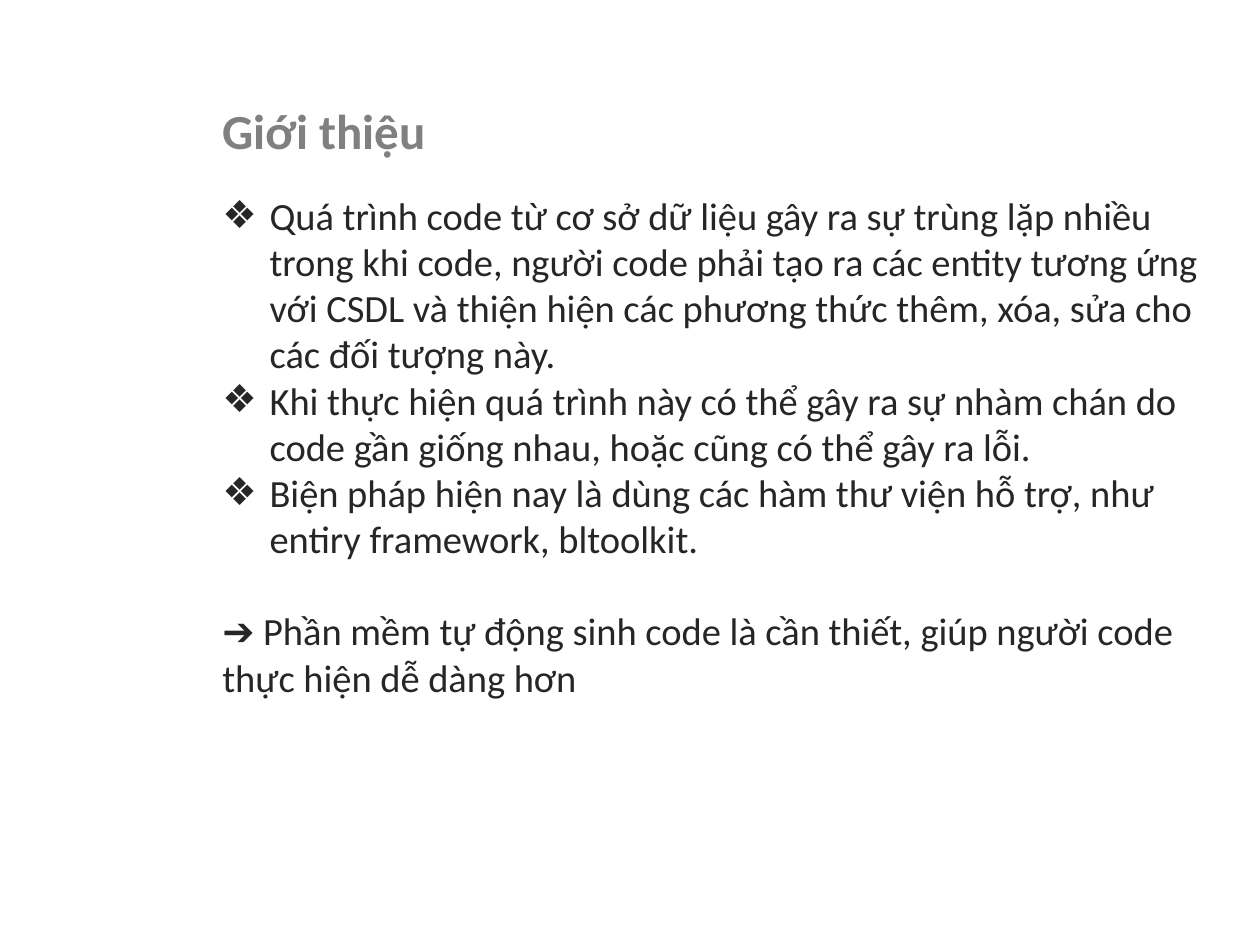
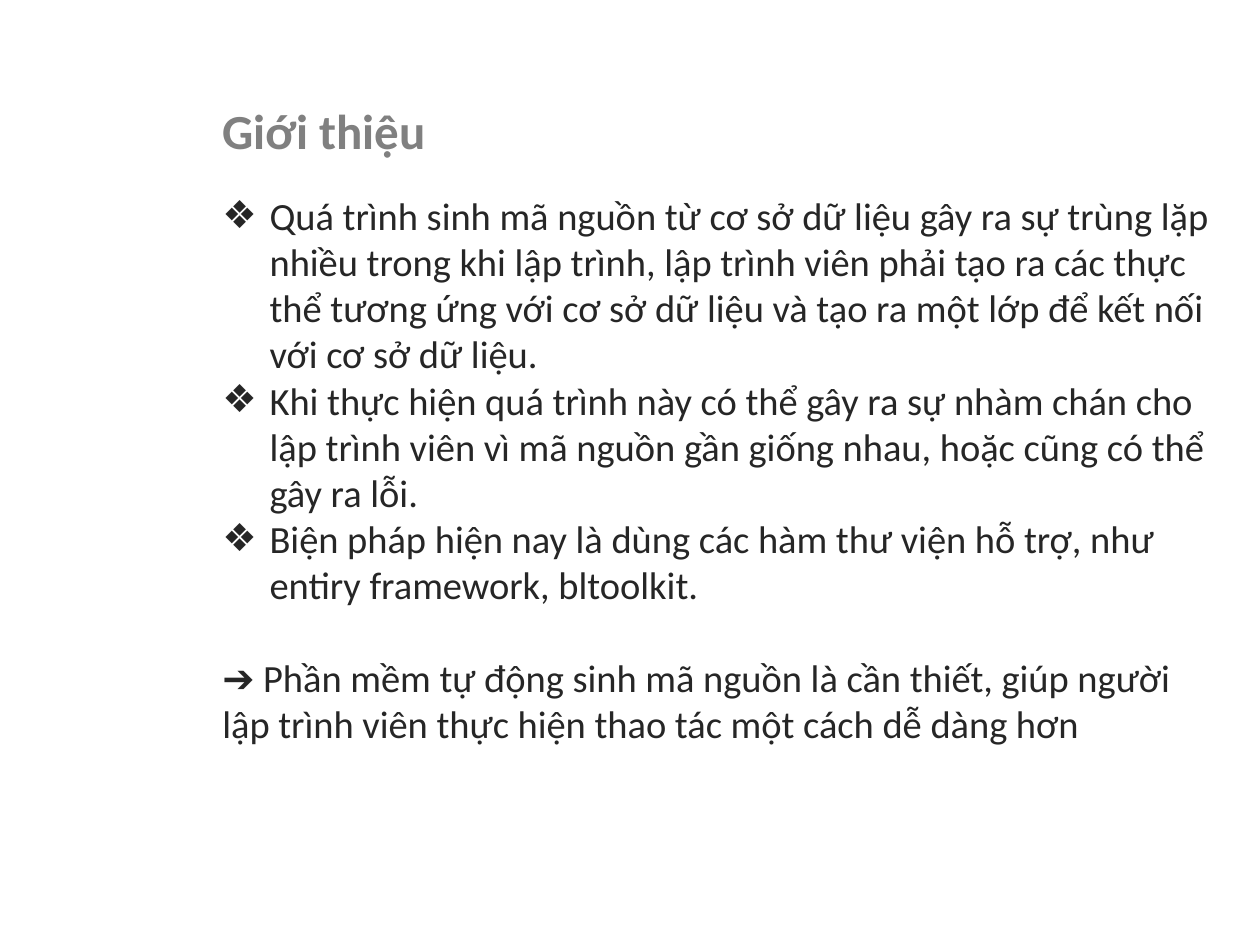
Before and after one commit to marcsommer/mvc-gen, a slide deck: slide 3 of Report/ThietKeMau.pptx. Drawn at 1260x945 pixels with LibreOffice and Linux fonts; fonts in the diff are those of the drawing; background and template pictures are left out. Boxes give left, top, right and bottom in pixels: in the first picture for what was removed or moved away, otherwise in the second. Text is boxed around its words. In the diff, an @@ line names an element or a change of style, - is before the commit and + after.

```diff
--- a/Report/ThietKeMau.pptx
+++ b/Report/ThietKeMau.pptx
@@ text at box(270, 201, 1208, 514): text changed @@
-❖ Quá trình code từ cơ sở dữ liệu gây ra sự trùng lặp nhiều trong khi code, người code phải tạo ra các entity tương ứng với CSDL và thiện hiện các phương thức thêm, xóa, sửa cho các đối tượng này.
-❖ Khi thực hiện quá trình này có thể gây ra sự nhàm chán do code gần giống nhau, hoặc cũng có thể gây ra lỗi.
+❖ Quá trình sinh mã nguồn từ cơ sở dữ liệu gây ra sự trùng lặp nhiều trong khi lập trình, lập trình viên phải tạo ra các thực thể tương ứng với cơ sở dữ liệu và tạo ra một lớp để kết nối với cơ sở dữ liệu.
+❖ Khi thực hiện quá trình này có thể gây ra sự nhàm chán cho lập trình viên vì mã nguồn gần giống nhau, hoặc cũng có thể gây ra lỗi.
@@ text at box(222, 663, 1169, 745): text changed @@
-➔ Phần mềm tự động sinh code là cần thiết, giúp người code thực hiện dễ dàng hơn
+➔ Phần mềm tự động sinh mã nguồn là cần thiết, giúp người lập trình viên thực hiện thao tác một cách dễ dàng hơn
```
Also in this commit, not shown: 9 other slides changed.
